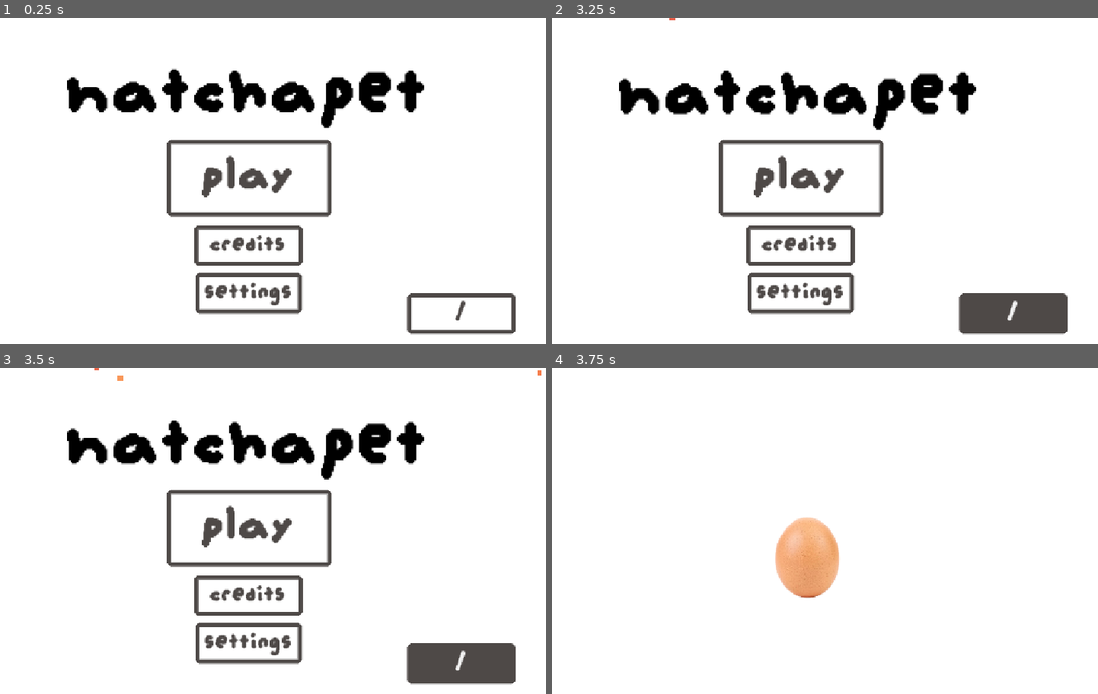
Above: before the commit, frames 1-4 (two rows, left to right).
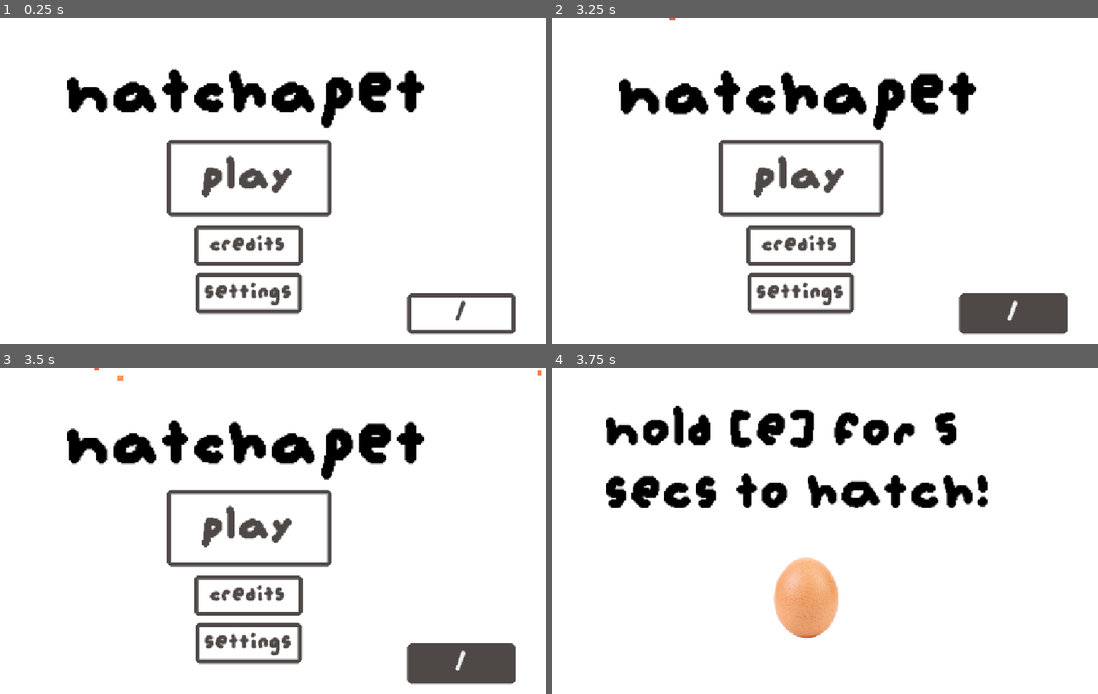
Above: after the commit, the same moments.

Repository: smallzdev/Tomagotchi-game
Game: Godot game, scene res://scenes/menus/main_menu.tscn
Same seed, same stepped clock (60 frames per second), same inputs: the game is played once before the commit and once after it.
Inputs:
- Up to frame 1 (0.25 s): no input
- Up to frame 2 (3.25 s): click "Credits" at 0.5 s; click "menu" at 1.25 s; click "Settings" at 2 s; click "menu" at 2.75 s
- Up to frame 3 (3.5 s): no input
- Up to frame 4 (3.75 s): click "play" at 3.5 s

Frames 1-3 are identical in both runs. In frame 4, 10% of the frame differs, in the area x 9-80%, y 11-84%.

Commit message:
gave up on gacha so i made ui look better
will eventually get back to gacha.... im just frustrated

Diff:
--- a/scenes/gacha.tscn
+++ b/scenes/gacha.tscn
@@ -1,9 +1,14 @@
 [gd_scene format=3 uid="uid://d4ewa7p8u6mj3"]
 
 [ext_resource type="PackedScene" uid="uid://j3no4jg45khj" path="res://scenes/egg.tscn" id="1_5ckdq"]
+[ext_resource type="FontFile" uid="uid://dyibl4resr8wn" path="res://Resources/font/augiepixel.ttf" id="2_7y0v6"]
 
 [sub_resource type="CanvasTexture" id="CanvasTexture_7y0v6"]
 specular_color = Color(0.95686275, 0.95686275, 0.95686275, 1)
+
+[sub_resource type="LabelSettings" id="LabelSettings_pvtck"]
+font_size = 120
+font_color = Color(0, 0, 0, 1)
 
 [node name="gacha" type="Node2D" unique_id=1081423538]
 
@@ -13,4 +18,14 @@
 texture = SubResource("CanvasTexture_7y0v6")
 
 [node name="egg" parent="." unique_id=781582821 instance=ExtResource("1_5ckdq")]
-position = Vector2(582, 349)
+position = Vector2(580, 425)
+
+[node name="Label" type="Label" parent="." unique_id=669717406]
+offset_left = 203.0
+offset_top = 64.0
+offset_right = 936.0
+offset_bottom = 299.0
+theme_override_fonts/font = ExtResource("2_7y0v6")
+text = "hold [e] for 5
+secs to hatch!"
+label_settings = SubResource("LabelSettings_pvtck")
--- a/scenes/menus/credits.tscn
+++ b/scenes/menus/credits.tscn
@@ -22,6 +22,19 @@
 border_width_right = 8
 border_width_bottom = 8
 border_color = Color(0.30588236, 0.28627452, 0.2784314, 1)
+corner_radius_top_left = 5
+corner_radius_top_right = 5
+corner_radius_bottom_right = 5
+corner_radius_bottom_left = 5
+corner_detail = 1
+
+[sub_resource type="StyleBoxFlat" id="StyleBoxFlat_xlnvo"]
+bg_color = Color(0.16818258, 0.15563756, 0.15061828, 1)
+border_width_left = 8
+border_width_top = 8
+border_width_right = 8
+border_width_bottom = 8
+border_color = Color(0.16862746, 0.15686275, 0.14901961, 1)
 corner_radius_top_left = 5
 corner_radius_top_right = 5
 corner_radius_bottom_right = 5
@@ -71,6 +84,7 @@
 theme_override_fonts/font = ExtResource("1_b2mra")
 theme_override_font_sizes/font_size = 50
 theme_override_styles/normal = SubResource("StyleBoxFlat_iiqlc")
+theme_override_styles/pressed = SubResource("StyleBoxFlat_xlnvo")
 theme_override_styles/hover = SubResource("StyleBoxFlat_b2mra")
 text = "menu"
 script = ExtResource("2_iiqlc")
--- a/scenes/menus/main_game_scene.tscn
+++ b/scenes/menus/main_game_scene.tscn
@@ -5,6 +5,7 @@
 [ext_resource type="Script" uid="uid://dfum1py7ro6qt" path="res://scenes/menus/main_game_buttons.gd" id="3_2yd1b"]
 [ext_resource type="Texture2D" uid="uid://tlvriaji08jr" path="res://Resources/InUse/ReusedAssets/cat.png" id="3_pgmow"]
 [ext_resource type="Texture2D" uid="uid://dwb4yjhxf0cu4" path="res://Resources/InUse/TamagotchiCustomAssets/food.png" id="4_3qooa"]
+[ext_resource type="FontFile" uid="uid://dyibl4resr8wn" path="res://Resources/font/augiepixel.ttf" id="4_ymjn7"]
 [ext_resource type="Texture2D" uid="uid://dw61i515yloun" path="res://Resources/InUse/TamagotchiCustomAssets/water.png" id="5_06yng"]
 [ext_resource type="Texture2D" uid="uid://c4yyj5gwsqovb" path="res://Resources/InUse/ReusedAssets/cat3.png" id="5_a5mcm"]
 [ext_resource type="Script" uid="uid://dmqw6rtj7oams" path="res://scenes/menus/pet_sprite.gd" id="5_qmn8o"]
@@ -18,11 +19,73 @@
 [ext_resource type="Texture2D" uid="uid://bss1sxgy0cdx1" path="res://Resources/InUse/TamagotchiCustomAssets/pets/goldfish.png" id="11_06yng"]
 [ext_resource type="Texture2D" uid="uid://dfer5a36n2qsn" path="res://Resources/InUse/TamagotchiCustomAssets/pets/pumpin.png" id="13_36xus"]
 
-[sub_resource type="Gradient" id="Gradient_ttbmu"]
-colors = PackedColorArray(0, 1, 1, 1, 0.13909006, 0.3063838, 0.46577227, 1)
-
-[sub_resource type="GradientTexture2D" id="GradientTexture2D_d1cif"]
-gradient = SubResource("Gradient_ttbmu")
+[sub_resource type="CanvasTexture" id="CanvasTexture_sy1ir"]
+specular_color = Color(0.95686275, 0.95686275, 0.95686275, 1)
+
+[sub_resource type="StyleBoxFlat" id="StyleBoxFlat_krc6o"]
+bg_color = Color(0.38431373, 0.38431373, 0.38431373, 0)
+border_width_left = 8
+border_width_top = 8
+border_width_right = 8
+border_width_bottom = 8
+border_color = Color(0.30588236, 0.28627452, 0.2784314, 1)
+corner_radius_top_left = 5
+corner_radius_top_right = 5
+corner_radius_bottom_right = 5
+corner_radius_bottom_left = 5
+corner_detail = 1
+
+[sub_resource type="StyleBoxFlat" id="StyleBoxFlat_sy1ir"]
+bg_color = Color(0.16818258, 0.15563756, 0.15061828, 1)
+border_width_left = 8
+border_width_top = 8
+border_width_right = 8
+border_width_bottom = 8
+border_color = Color(0.16862746, 0.15686275, 0.14901961, 1)
+corner_radius_top_left = 5
+corner_radius_top_right = 5
+corner_radius_bottom_right = 5
+corner_radius_bottom_left = 5
+corner_detail = 1
+
+[sub_resource type="StyleBoxFlat" id="StyleBoxFlat_ymjn7"]
+bg_color = Color(0.30588236, 0.28627452, 0.2784314, 1)
+border_width_left = 8
+border_width_top = 8
+border_width_right = 8
+border_width_bottom = 8
+border_color = Color(0.30588236, 0.28627452, 0.2784314, 1)
+corner_radius_top_left = 5
+corner_radius_top_right = 5
+corner_radius_bottom_right = 5
+corner_radius_bottom_left = 5
+corner_detail = 1
+
+[sub_resource type="StyleBoxFlat" id="StyleBoxFlat_nry7q"]
+bg_color = Color(0.16818258, 0.15563756, 0.15061828, 1)
+border_width_left = 8
+border_width_top = 8
+border_width_right = 8
+border_width_bottom = 8
+border_color = Color(0.16862746, 0.15686275, 0.14901961, 1)
+corner_radius_top_left = 5
+corner_radius_top_right = 5
+corner_radius_bottom_right = 5
+corner_radius_bottom_left = 5
+corner_detail = 1
+
+[sub_resource type="StyleBoxFlat" id="StyleBoxFlat_51xs6"]
+bg_color = Color(0.16818258, 0.15563756, 0.15061828, 1)
+border_width_left = 8
+border_width_top = 8
+border_width_right = 8
+border_width_bottom = 8
+border_color = Color(0.16862746, 0.15686275, 0.14901961, 1)
+corner_radius_top_left = 5
+corner_radius_top_right = 5
+corner_radius_bottom_right = 5
+corner_radius_bottom_left = 5
+corner_detail = 1
 
 [sub_resource type="AtlasTexture" id="AtlasTexture_ntfif"]
 atlas = ExtResource("6_j57ku")
@@ -426,7 +489,7 @@
 [node name="backgroundGradient" type="TextureRect" parent="." unique_id=732252075]
 offset_right = 1157.0
 offset_bottom = 652.0
-texture = SubResource("GradientTexture2D_d1cif")
+texture = SubResource("CanvasTexture_sy1ir")
 
 [node name="menuButton" type="Button" parent="." unique_id=77331852]
 unique_name_in_owner = true
@@ -467,11 +530,16 @@
 [node name="foodButton" type="Button" parent="." unique_id=1158770600]
 unique_name_in_owner = true
 texture_filter = 1
-offset_left = 285.0
-offset_top = 528.0
-offset_right = 426.0
-offset_bottom = 585.0
+offset_left = 324.0
+offset_top = 530.0
+offset_right = 465.0
+offset_bottom = 587.0
+theme_override_colors/font_color = Color(0.30588236, 0.28627452, 0.2784314, 1)
+theme_override_fonts/font = ExtResource("4_ymjn7")
 theme_override_font_sizes/font_size = 35
+theme_override_styles/normal = SubResource("StyleBoxFlat_krc6o")
+theme_override_styles/pressed = SubResource("StyleBoxFlat_sy1ir")
+theme_override_styles/hover = SubResource("StyleBoxFlat_ymjn7")
 text = "food"
 icon = ExtResource("4_3qooa")
 expand_icon = true
@@ -479,11 +547,16 @@
 [node name="waterButton" type="Button" parent="." unique_id=2079921341]
 unique_name_in_owner = true
 texture_filter = 1
-offset_left = 443.0
-offset_top = 528.0
-offset_right = 604.0
-offset_bottom = 585.0
+offset_left = 500.0
+offset_top = 530.0
+offset_right = 661.0
+offset_bottom = 587.0
+theme_override_colors/font_color = Color(0.30588236, 0.28627452, 0.2784314, 1)
+theme_override_fonts/font = ExtResource("4_ymjn7")
 theme_override_font_sizes/font_size = 35
+theme_override_styles/normal = SubResource("StyleBoxFlat_krc6o")
+theme_override_styles/pressed = SubResource("StyleBoxFlat_nry7q")
+theme_override_styles/hover = SubResource("StyleBoxFlat_ymjn7")
 text = "water"
 icon = ExtResource("5_06yng")
 expand_icon = true
@@ -491,22 +564,28 @@
 [node name="energyButton" type="Button" parent="." unique_id=2012273327]
 unique_name_in_owner = true
 texture_filter = 1
-offset_left = 618.0
+offset_left = 682.0
 offset_top = 528.0
-offset_right = 795.0
+offset_right = 859.0
 offset_bottom = 585.0
+theme_override_colors/font_color = Color(0.30588236, 0.28627452, 0.2784314, 1)
+theme_override_fonts/font = ExtResource("4_ymjn7")
 theme_override_font_sizes/font_size = 35
+theme_override_styles/normal = SubResource("StyleBoxFlat_krc6o")
+theme_override_styles/pressed = SubResource("StyleBoxFlat_51xs6")
+theme_override_styles/hover = SubResource("StyleBoxFlat_ymjn7")
 text = "energy"
 icon = ExtResource("6_36xus")
 expand_icon = true
 
 [node name="petSpriteTitle" type="Label" parent="." unique_id=1332177370]
 unique_name_in_owner = true
-offset_left = 373.0
+offset_left = 447.0
 offset_top = 92.0
-offset_right = 697.0
-offset_bottom = 175.0
+offset_right = 740.0
+offset_bottom = 150.0
 theme_override_colors/font_color = Color(0, 0, 0, 1)
+theme_override_fonts/font = ExtResource("4_ymjn7")
 theme_override_font_sizes/font_size = 60
 text = "[Pet Name]"
 
@@ -518,18 +597,19 @@
 [node name="PetSprite" type="AnimatedSprite2D" parent="Area2D" unique_id=1383893210]
 unique_name_in_owner = true
 texture_filter = 1
+position = Vector2(6.166667, -0.8333334)
 sprite_frames = SubResource("SpriteFrames_stm8k")
 animation = &"ginger cat"
 
 [node name="CollisionShape2D" type="CollisionShape2D" parent="Area2D" unique_id=853786905]
-position = Vector2(-1.375, 1.166666)
+position = Vector2(4.791667, 0.33333266)
 shape = SubResource("RectangleShape2D_udkci")
 
 [node name="statsPannel" type="Panel" parent="." unique_id=760876519]
-offset_left = 58.0
-offset_top = 151.0
-offset_right = 272.0
-offset_bottom = 436.0
+offset_left = 89.0
+offset_top = 182.0
+offset_right = 303.0
+offset_bottom = 467.0
 
 [node name="statPanelTitle" type="Label" parent="statsPannel" unique_id=1530413468]
 layout_mode = 0
--- a/scenes/menus/main_menu.tscn
+++ b/scenes/menus/main_menu.tscn
@@ -25,6 +25,19 @@
 corner_radius_bottom_left = 5
 corner_detail = 1
 
+[sub_resource type="StyleBoxFlat" id="StyleBoxFlat_6bivr"]
+bg_color = Color(0.16818258, 0.15563756, 0.15061828, 1)
+border_width_left = 8
+border_width_top = 8
+border_width_right = 8
+border_width_bottom = 8
+border_color = Color(0.16862746, 0.15686275, 0.14901961, 1)
+corner_radius_top_left = 5
+corner_radius_top_right = 5
+corner_radius_bottom_right = 5
+corner_radius_bottom_left = 5
+corner_detail = 1
+
 [sub_resource type="StyleBoxFlat" id="StyleBoxFlat_kuhn2"]
 bg_color = Color(0.30588236, 0.28627452, 0.2784314, 1)
 border_width_left = 8
@@ -32,6 +45,19 @@
 border_width_right = 8
 border_width_bottom = 8
 border_color = Color(0.30588236, 0.28627452, 0.2784314, 1)
+corner_radius_top_left = 5
+corner_radius_top_right = 5
+corner_radius_bottom_right = 5
+corner_radius_bottom_left = 5
+corner_detail = 1
+
+[sub_resource type="StyleBoxFlat" id="StyleBoxFlat_imvie"]
+bg_color = Color(0.16818258, 0.15563756, 0.15061828, 1)
+border_width_left = 8
+border_width_top = 8
+border_width_right = 8
+border_width_bottom = 8
+border_color = Color(0.16862746, 0.15686275, 0.14901961, 1)
 corner_radius_top_left = 5
 corner_radius_top_right = 5
 corner_radius_bottom_right = 5
@@ -68,6 +94,7 @@
 theme_override_fonts/font = ExtResource("1_ovrgc")
 theme_override_font_sizes/font_size = 100
 theme_override_styles/normal = SubResource("StyleBoxFlat_arevj")
+theme_override_styles/pressed = SubResource("StyleBoxFlat_6bivr")
 theme_override_styles/hover = SubResource("StyleBoxFlat_kuhn2")
 text = "play"
 script = ExtResource("1_xqga4")
@@ -82,6 +109,7 @@
 theme_override_fonts/font = ExtResource("1_ovrgc")
 theme_override_font_sizes/font_size = 50
 theme_override_styles/normal = SubResource("StyleBoxFlat_arevj")
+theme_override_styles/pressed = SubResource("StyleBoxFlat_6bivr")
 theme_override_styles/hover = SubResource("StyleBoxFlat_kuhn2")
 text = "Credits"
 
@@ -95,6 +123,7 @@
 theme_override_fonts/font = ExtResource("1_ovrgc")
 theme_override_font_sizes/font_size = 50
 theme_override_styles/normal = SubResource("StyleBoxFlat_arevj")
+theme_override_styles/pressed = SubResource("StyleBoxFlat_6bivr")
 theme_override_styles/hover = SubResource("StyleBoxFlat_kuhn2")
 text = "Settings"
 
@@ -107,6 +136,7 @@
 theme_override_fonts/font = ExtResource("1_ovrgc")
 theme_override_font_sizes/font_size = 50
 theme_override_styles/normal = SubResource("StyleBoxFlat_arevj")
+theme_override_styles/pressed = SubResource("StyleBoxFlat_imvie")
 theme_override_styles/hover = SubResource("StyleBoxFlat_kuhn2")
 text = "/"
 
--- a/scenes/menus/settings.tscn
+++ b/scenes/menus/settings.tscn
@@ -17,6 +17,19 @@
 border_width_right = 8
 border_width_bottom = 8
 border_color = Color(0.30588236, 0.28627452, 0.2784314, 1)
+corner_radius_top_left = 5
+corner_radius_top_right = 5
+corner_radius_bottom_right = 5
+corner_radius_bottom_left = 5
+corner_detail = 1
+
+[sub_resource type="StyleBoxFlat" id="StyleBoxFlat_erjg3"]
+bg_color = Color(0.16818258, 0.15563756, 0.15061828, 1)
+border_width_left = 8
+border_width_top = 8
+border_width_right = 8
+border_width_bottom = 8
+border_color = Color(0.16862746, 0.15686275, 0.14901961, 1)
 corner_radius_top_left = 5
 corner_radius_top_right = 5
 corner_radius_bottom_right = 5
@@ -65,6 +78,7 @@
 theme_override_fonts/font = ExtResource("1_erjg3")
 theme_override_font_sizes/font_size = 50
 theme_override_styles/normal = SubResource("StyleBoxFlat_swl1s")
+theme_override_styles/pressed = SubResource("StyleBoxFlat_erjg3")
 theme_override_styles/hover = SubResource("StyleBoxFlat_d8vgy")
 text = "menu"
 script = ExtResource("2_erjg3")
--- a/scripts/egg.gd
+++ b/scripts/egg.gd
@@ -20,7 +20,7 @@
 			eggsprite.play("cracked")
 			await get_tree().create_timer(2.0).timeout
 			var randomint = randi_range(1, 100)
-			if randomint <= 50:
+			if randomint <= 75:
 				print("2")
 			else:
 				print("1")
--- a/scripts/global.gd
+++ b/scripts/global.gd
@@ -10,3 +10,24 @@
 
 # equipped pet number.
 var pet = 2
+
+# trying to figure out oop ;-;
+var raritygacha = [
+	{"rarity": "common", "chance": 75},
+	{"rarity": "legendary", "chance": 25}
+]
+
+
+# need change to .tscn files after made
+var characterpools = {
+	"common": [
+		"Ginger Cat",
+		"Goldfish",
+		"Grey Cat",
+		"Pumpkin"
+	],
+
+	"legendary": [
+		"Ghost"
+	]
+}
